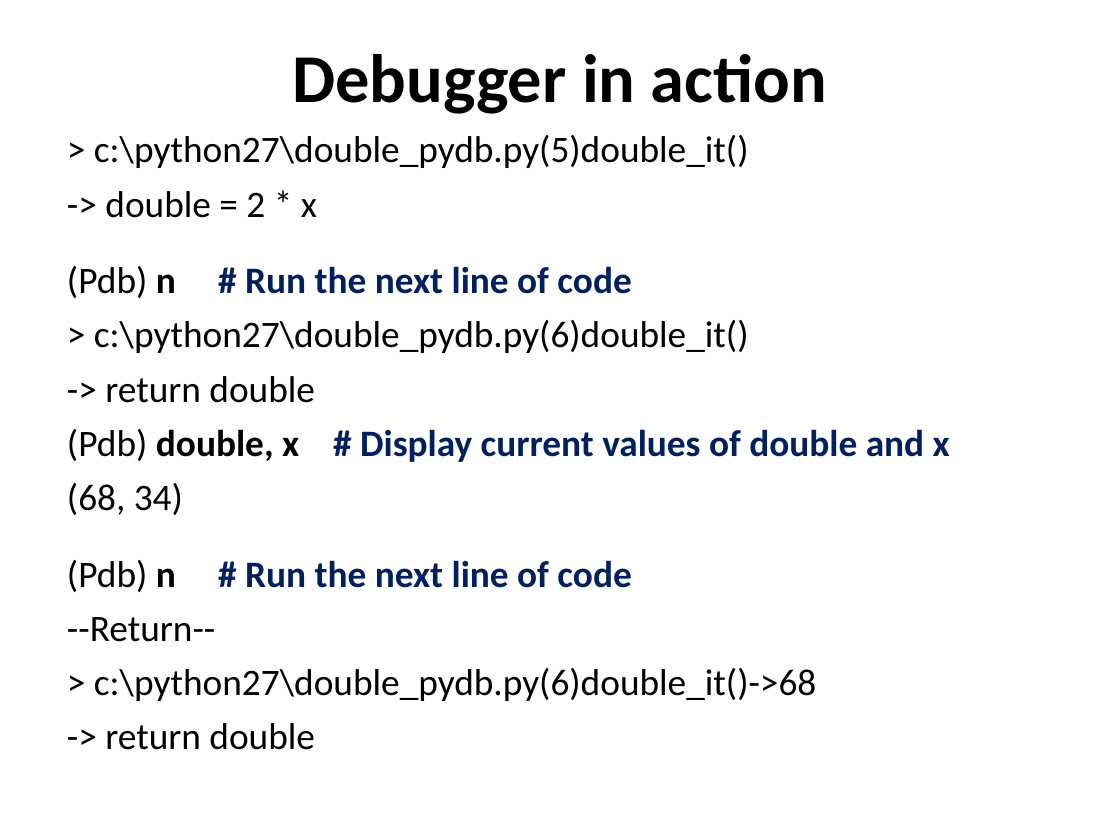
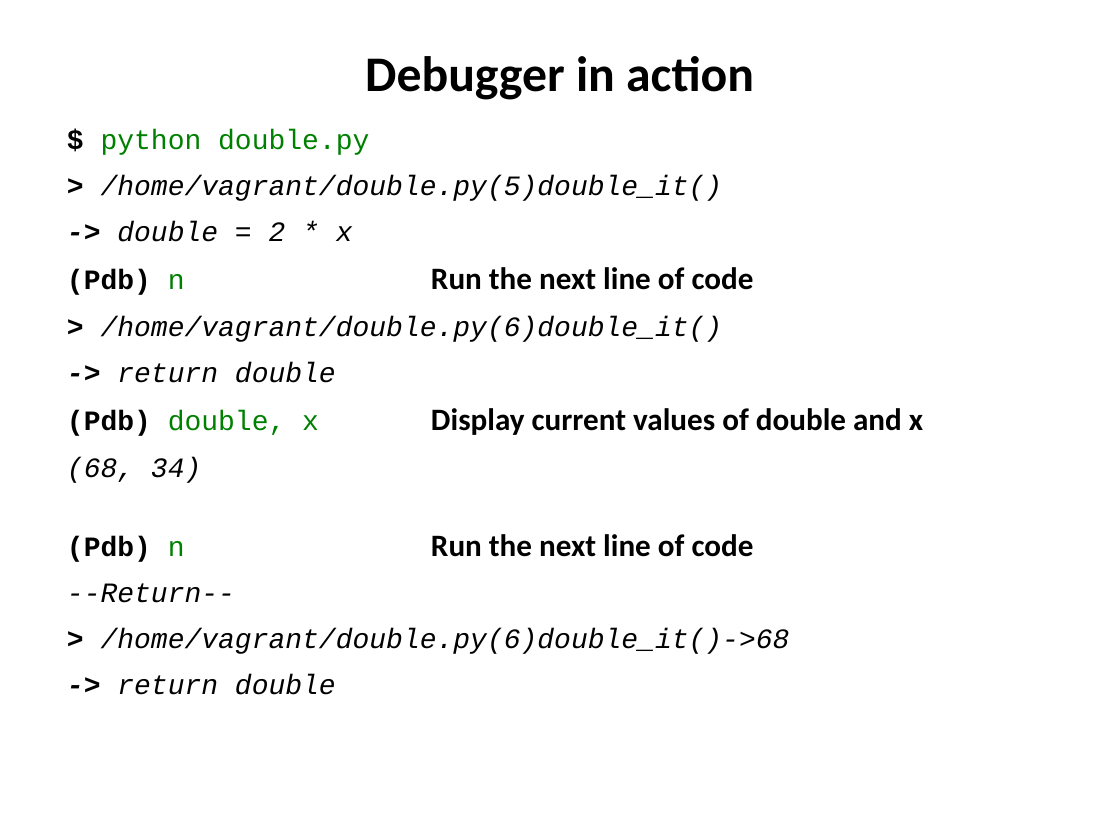
Before and after one commit to ncasuk/ncas-isc, a slide deck: slide 9 of python/presentations/learning_python/21_ceda-log-pdb.ppt. Drawn at 1120x840 pixels with LibreOffice and Linux fonts; fonts in the diff are those of the drawing; background and template pictures are left out. Boxes give left, top, right and bottom in pixels: in the first picture for what was removed or moved away, otherwise in the second. Text is boxed around its words. In the diff, an @@ line names an element or a change of style, - is before the commit and + after.

Commit message:
Updated and checked learning_python21-24, also updated formatting of shell excercises

```diff
--- a/python/presentations/learning_python/21_ceda-log-pdb.ppt
+++ b/python/presentations/learning_python/21_ceda-log-pdb.ppt
@@ title "Debugger in action" at [365,56,754,100]: size 44 to 32 pt; line spacing 1 to 0.9 @@
@@ text at [101,130,723,201]: text changed; size 24 to 18 pt; font Calibri to Courier New; italic on @@
-> c:\python27\double_pydb.py(5)double_it()
+$ python double.py
+> /home/vagrant/double.py(5)double_it()
@@ text at [67,221,353,695]: size 24 to 18 pt, font Calibri to Courier New, italic on in "-> double = 2 * x", "-> return double", "(68, 34)", "--Return--" and 1 more places; bold on in "->", "->", "->"; indent changed; line spacing 1 to 0.9; more space between paragraphs @@
@@ text at [67,267,754,342]: text changed; size 24 to 18 pt; font Calibri to Courier New; italic on @@
-(Pdb) n # Run the next line of code
-> c:\python27\double_pydb.py(6)double_it()
+(Pdb) n Run the next line of code
+> /home/vagrant/double.py(6)double_it()
@@ text at [67,408,923,436]: text changed; size 24 to 20 pt; text colour #002060 to #000000 @@
-(Pdb) double, x # Display current values of double and x
+(Pdb) double, x Display current values of double and x
@@ text at [67,534,754,562]: text changed; size 24 to 20 pt; text colour #002060 to #000000 @@
-(Pdb) n # Run the next line of code
+(Pdb) n Run the next line of code
@@ text at [101,628,790,654]: text changed; size 24 to 18 pt; font Calibri to Courier New; italic on @@
-> c:\python27\double_pydb.py(6)double_it()->68
+> /home/vagrant/double.py(6)double_it()->68
```
Also in this commit, not shown: 9 other slides changed, 4 other files.
